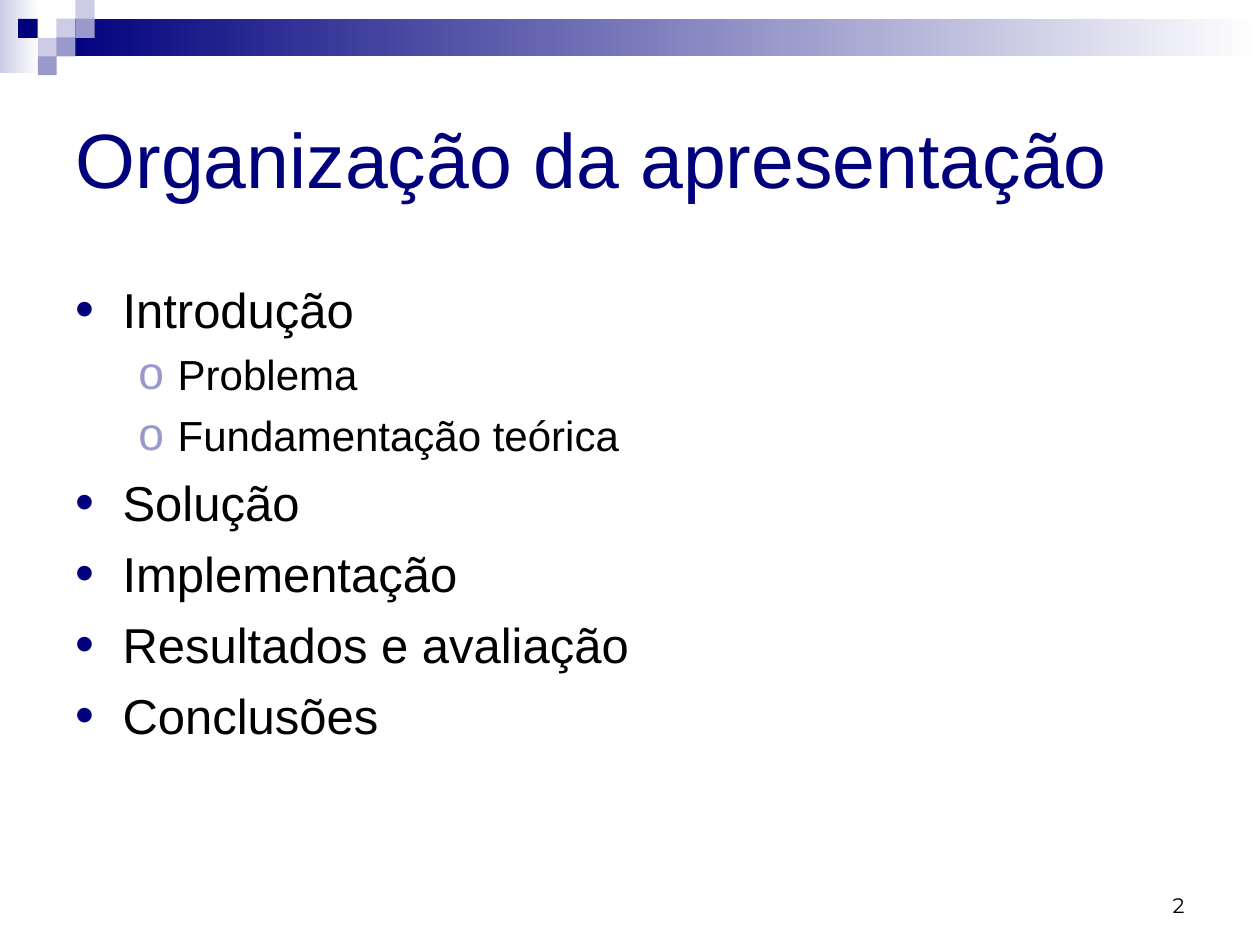
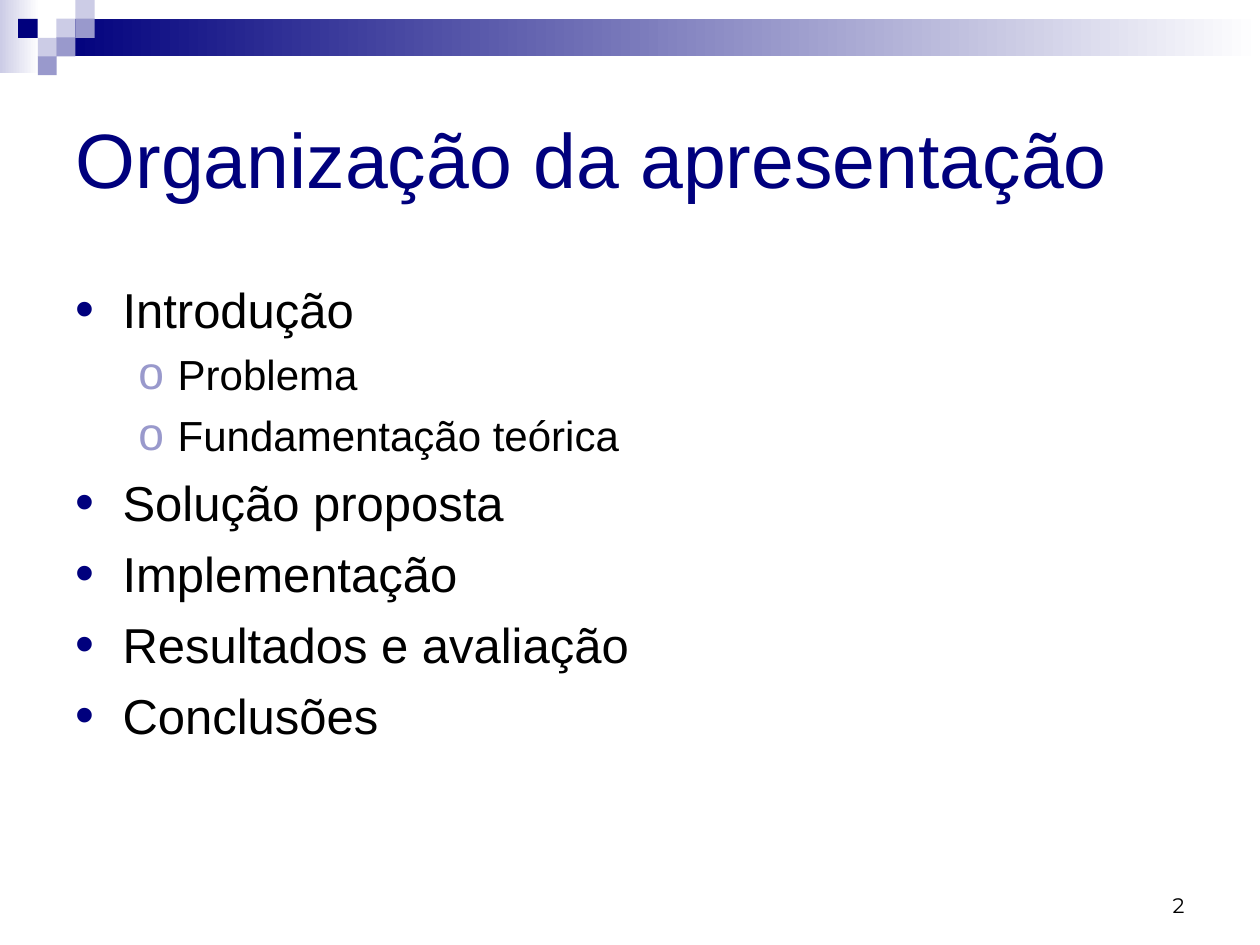
Before and after one commit to micheldavid/tcc-michel, a slide deck: slide 2 of Apresentação/Michel David da Costa - Apresentação.ppt. Drawn at 1260x945 pixels with LibreOffice and Linux fonts; fonts in the diff are those of the drawing. Boxes give left, top, right and bottom in pixels: in the first picture for what was removed or moved away, otherwise in the second. Text is boxed around its words. In the diff, an @@ line names an element or a change of style, - is before the commit and + after.

```diff
--- a/Apresentação/Michel David da Costa - Apresentação.ppt
+++ b/Apresentação/Michel David da Costa - Apresentação.ppt
@@ text at [123, 485, 504, 531]: text changed @@
-• Solução
+• Solução proposta
```
Also in this commit, not shown: 1 other slide changed, 1 slide added, 1 other file.
